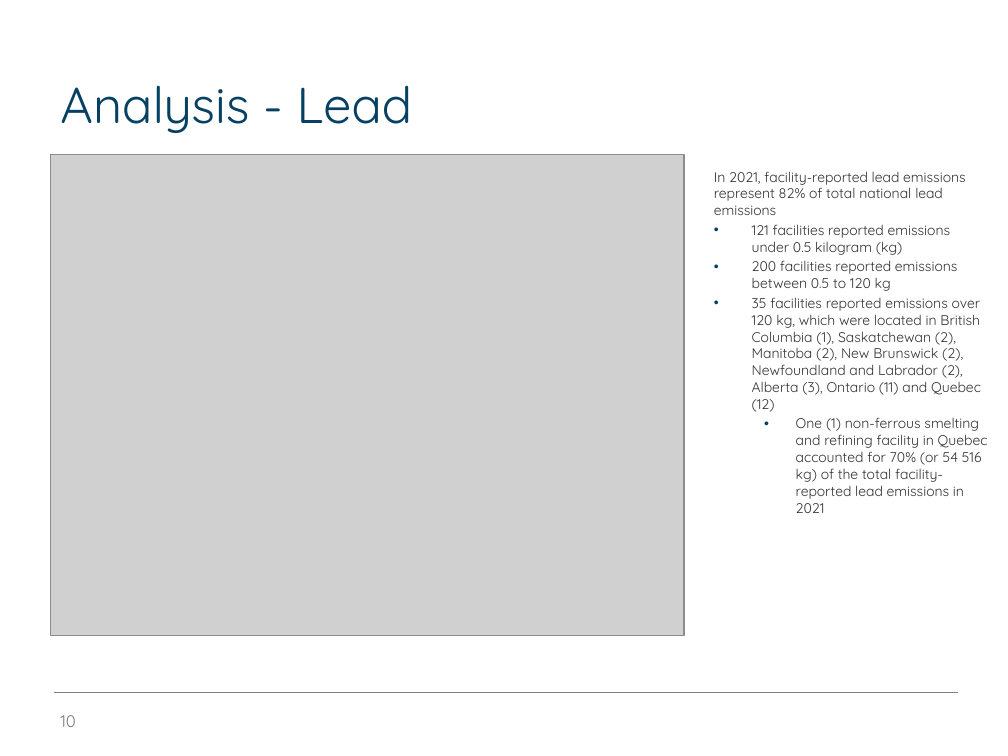
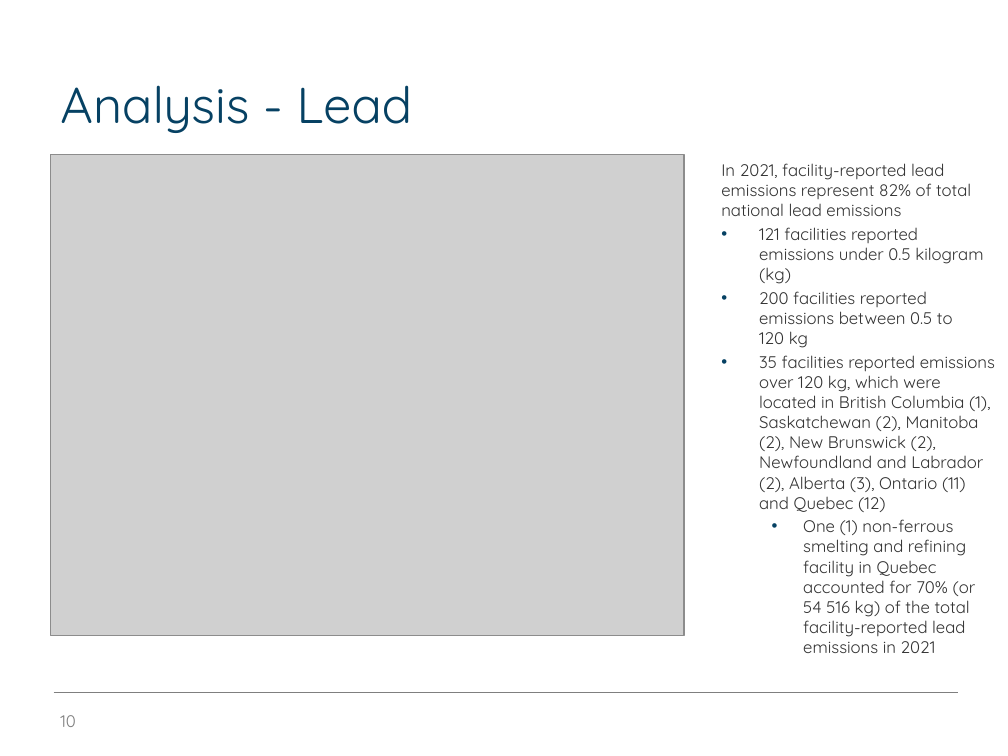
Before and after one commit to edimaudo/hackathon_coding_challenges, a slide deck: slide 10 of open_data_platform_hackathon/osdp_deck.pptx. Drawn at 1008x756 pixels with LibreOffice and Linux fonts; fonts in the diff are those of the drawing; grey boxes stand for pictures; background and template pictures are left out. Boxes give left, top, right and bottom in pixels: in the first picture for what was removed or moved away, otherwise in the second. Text is boxed around its words. In the diff, an @@ line names an element or a change of style, - is before the commit and + after.

```diff
--- a/open_data_platform_hackathon/osdp_deck.pptx
+++ b/open_data_platform_hackathon/osdp_deck.pptx
@@ text "In 2021, facility-reported lead emissions ...": place and size @@
-text "In 2021, facility-reported lead emissions ..." at (714,171,988,513)
+text "In 2021, facility-reported lead emissions ..." at (721,163,995,653)
@@ text "In 2021, facility-reported lead emissions ..." at (721,163,995,653): size 10 to 12 pt @@
```
Also in this commit, not shown: 12 other slides changed.
